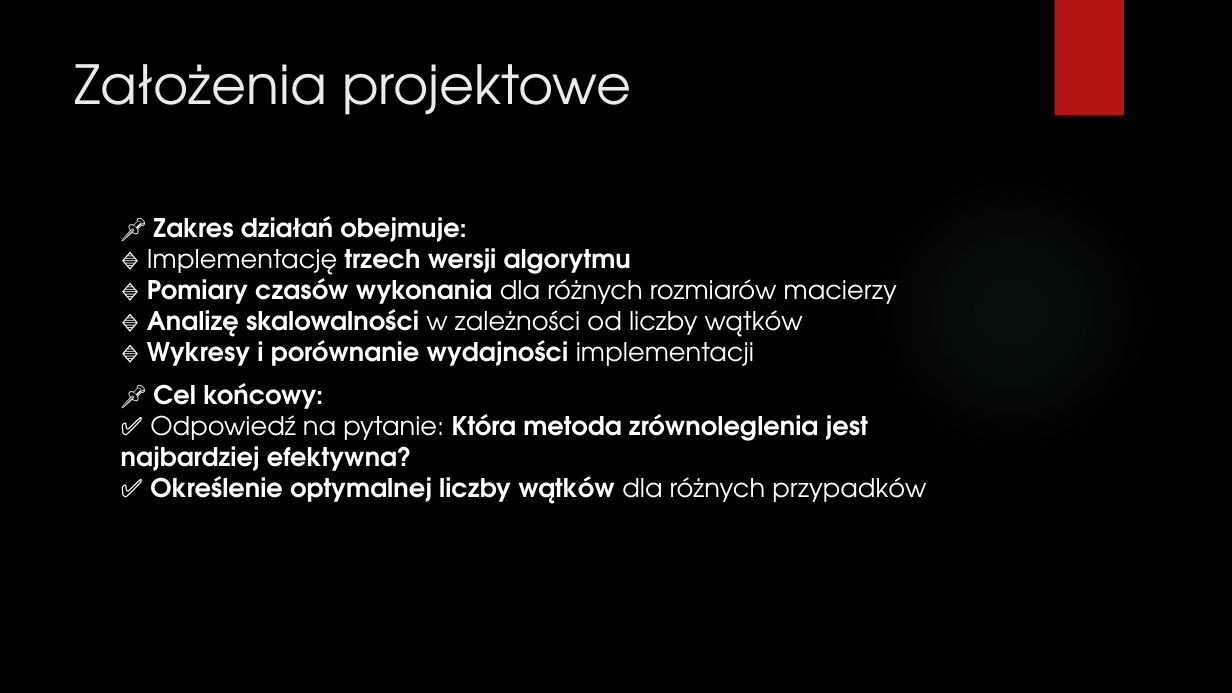
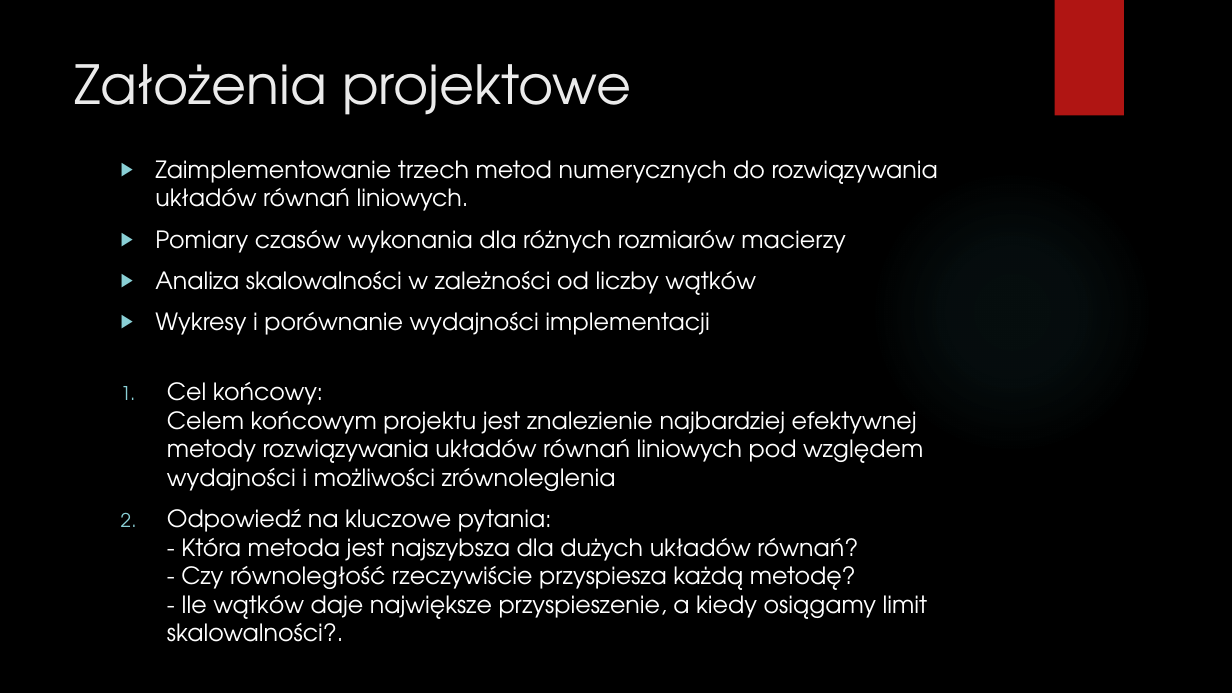
Before and after one commit to DawidGarncarek/Studia-Stopien-II, a slide deck: slide 7 of Semestr 2/Programowanie współbieżne i rozproszone/Projekt_wykład/Prezentacja_cz1.pptx. Drawn at 1232x693 pixels with LibreOffice and Linux fonts; fonts in the diff are those of the drawing; background and template pictures are left out. Boxes give left, top, right and bottom in pixels: in the first picture for what was removed or moved away, otherwise in the second. Text is boxed around its words. In the diff, an @@ line names an element or a change of style, - is before the commit and + after.

```diff
--- a/Semestr 2/Programowanie współbieżne i rozproszone/Projekt_wykład/Prezentacja_cz1.pptx
+++ b/Semestr 2/Programowanie współbieżne i rozproszone/Projekt_wykład/Prezentacja_cz1.pptx
@@ text at [155, 160, 938, 642]: text changed; size 20 to 18.5 pt; bold off @@
-📌 Zakres działań obejmuje:
-🔹 Implementację trzech wersji algorytmu
-🔹 Pomiary czasów wykonania dla różnych rozmiarów macierzy
-🔹 Analizę skalowalności w zależności od liczby wątków
-🔹 Wykresy i porównanie wydajności implementacji
-📌 Cel końcowy:
-✅ Odpowiedź na pytanie: Która metoda zrównoleglenia jest najbardziej efektywna?
-✅ Określenie optymalnej liczby wątków dla różnych przypadków
+▶ Zaimplementowanie trzech metod numerycznych do rozwiązywania układów równań liniowych.
+▶ Pomiary czasów wykonania dla różnych rozmiarów macierzy
+▶ Analiza skalowalności w zależności od liczby wątków
+▶ Wykresy i porównanie wydajności implementacji
+1. Cel końcowy:
+   Celem końcowym projektu jest znalezienie najbardziej efektywnej metody rozwiązywania układów równań liniowych pod względem wydajności i możliwości zrównoleglenia
+2. Odpowiedź na kluczowe pytania:
+   - Która metoda jest najszybsza dla dużych układów równań?
+   - Czy równoległość rzeczywiście przyspiesza każdą metodę?
+   - Ile wątków daje największe przyspieszenie, a kiedy osiągamy limit skalowalności?.
```
Also in this commit, not shown: 5 other slides changed, 1 slide added, 1 slide removed, 3 other files.
